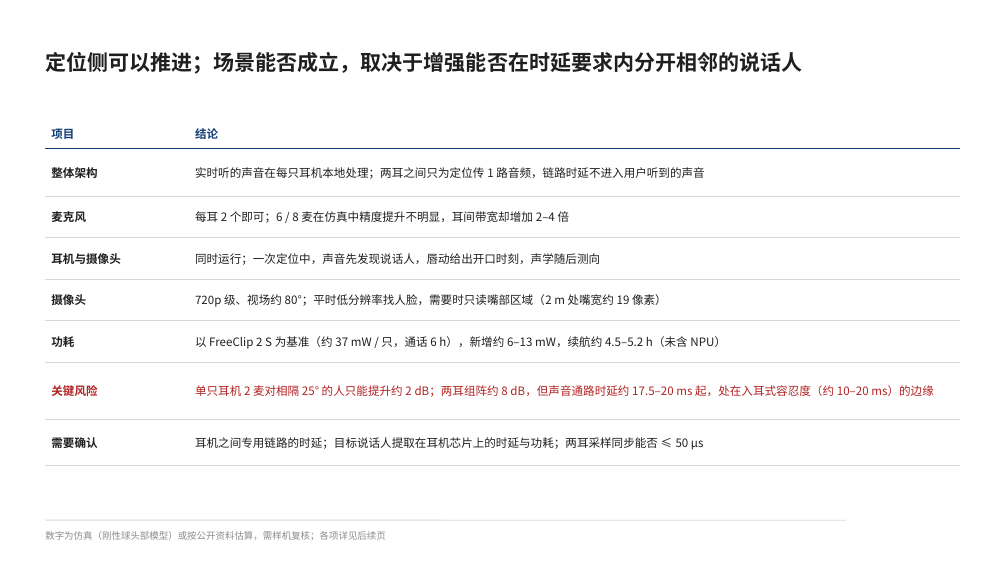
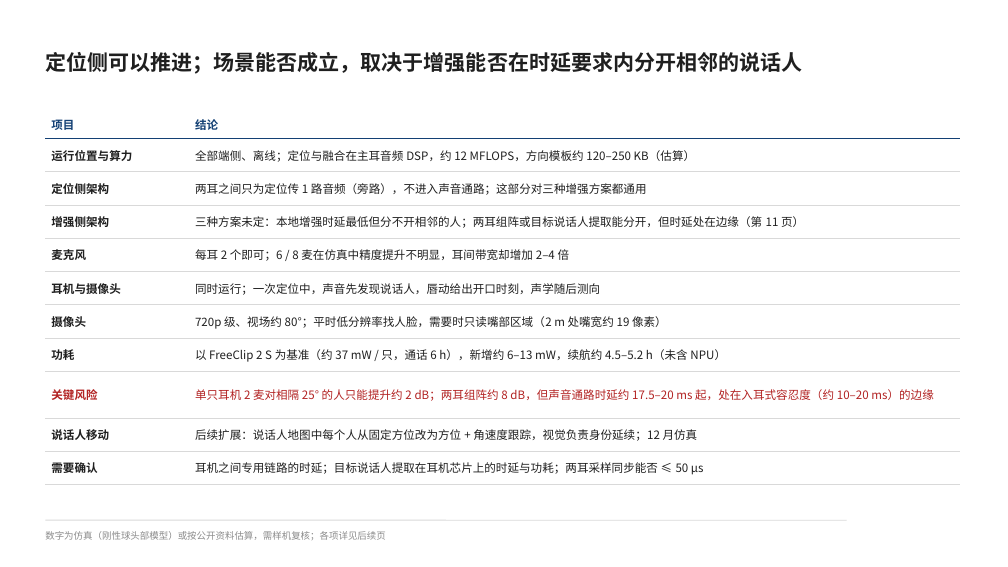
Before and after one commit to ZeroFoxxi/ssl-scene1, a slide deck: slide 2 of 02_耳机声源定位/耳机摄像头听觉辅助_整体设计方案.pptx. Drawn at 1008x567 pixels with LibreOffice and Linux fonts; fonts in the diff are those of the drawing. Boxes give left, top, right and bottom in pixels: in the first picture for what was removed or moved away, otherwise in the second. Text is boxed around its words. In the diff, an @@ line names an element or a change of style, - is before the commit and + after.

```diff
--- a/02_耳机声源定位/耳机摄像头听觉辅助_整体设计方案.pptx
+++ b/02_耳机声源定位/耳机摄像头听觉辅助_整体设计方案.pptx
@@ table at (45,110,960,480) @@
-row 2: 整体架构 | 实时听的声音在每只耳机本地处理；两耳之间只为定位传 1 路音频，链路时延不进入用户听到的声音
+row 2: 运行位置与算力 | 全部端侧、离线；定位与融合在主耳音频 DSP，约 12 MFLOPS，方向模板约 120–250 KB（估算）
+row 3: 定位侧架构 | 两耳之间只为定位传 1 路音频（旁路），不进入声音通路；这部分对三种增强方案都通用
+row 4: 增强侧架构 | 三种方案未定：本地增强时延最低但分不开相邻的人；两耳组阵或目标说话人提取能分开，但时延处在边缘（第 11 页）
+row 10: 说话人移动 | 后续扩展：说话人地图中每个人从固定方位改为方位 + 角速度跟踪，视觉负责身份延续；12 月仿真
@@ table: place and size @@
-table at (45,117,960,455)
+table at (45,110,960,480)
```
Also in this commit, not shown: 5 other slides changed, 1 slide added, 4 other files.
